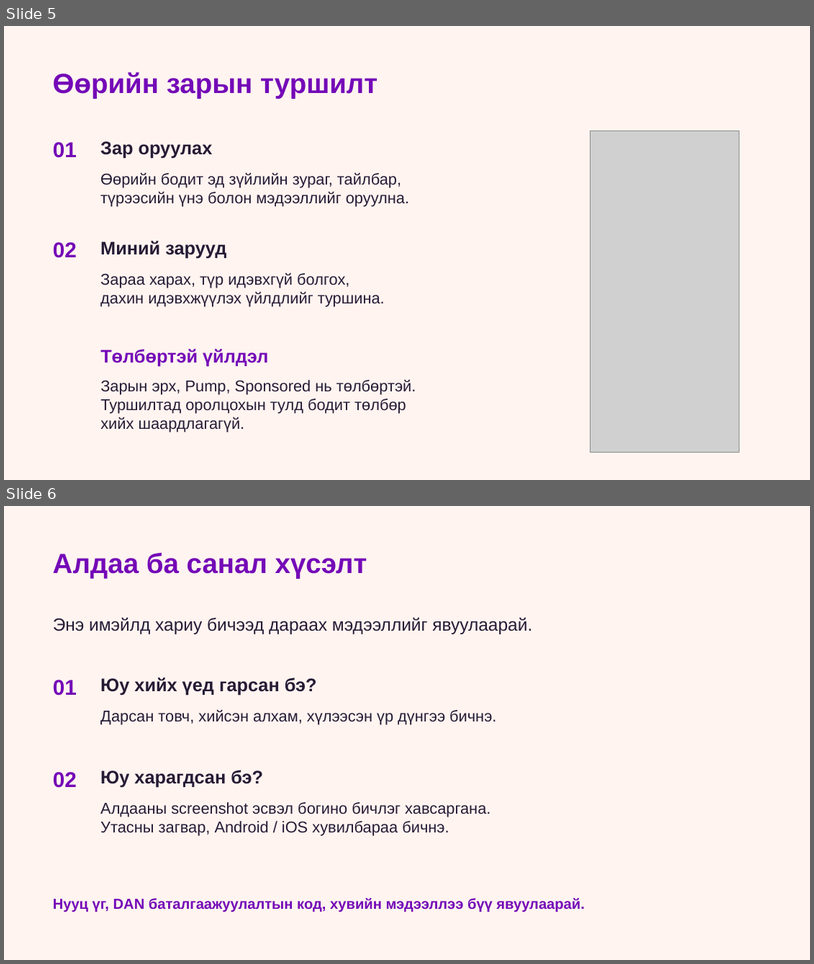
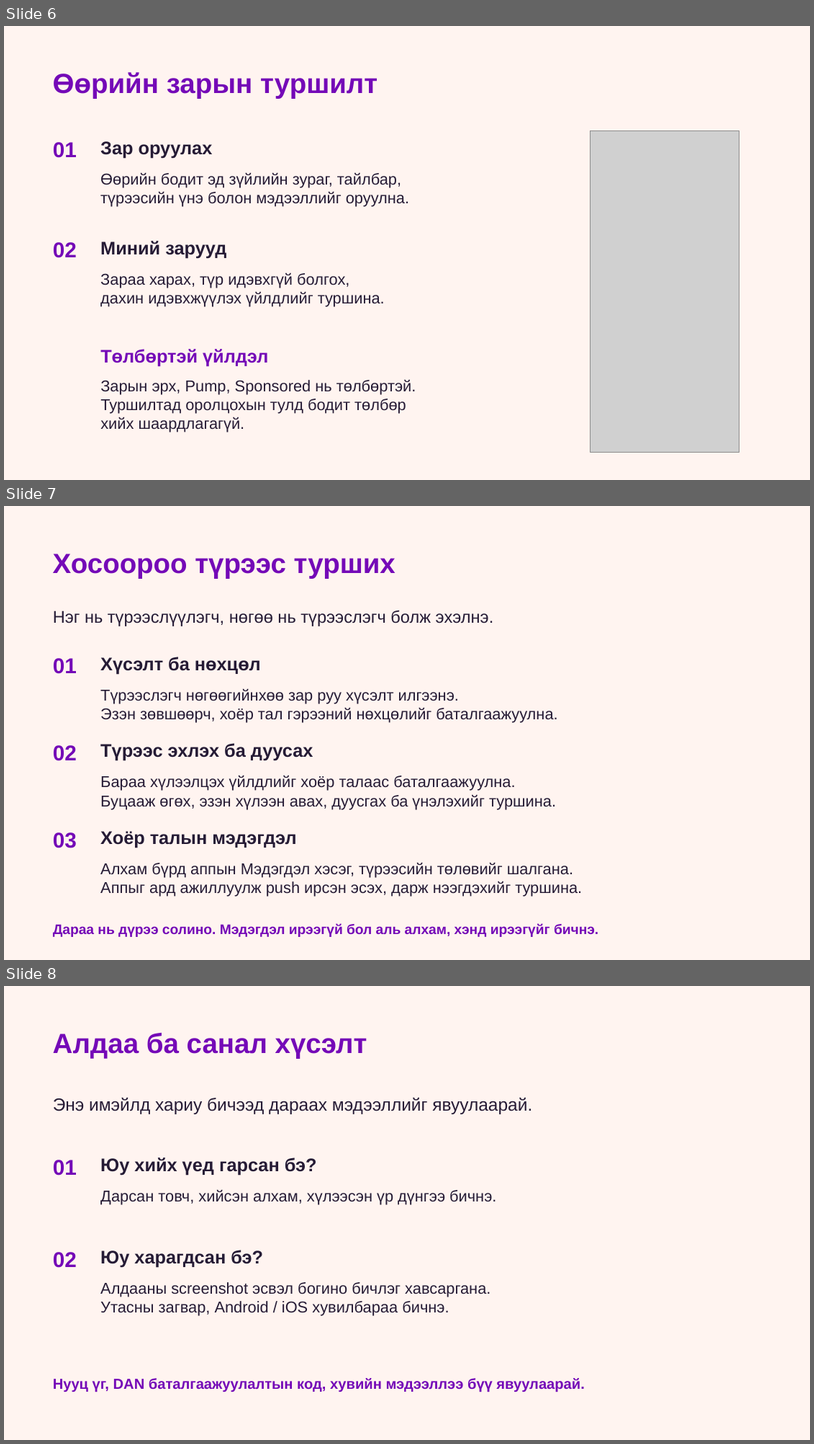
Before and after one commit to Tseba-zavtai/Mashintai, a slide deck: .presentation-build/student-test/candidate.pptx. Shown one above the other, each under a label of ours: slides 5 and 6 before the commit, slides 6, 7 and 8 after it. The pictures are 814x964 and 814x1444 pixels, drawn with LibreOffice and Linux fonts; fonts in the diff are those of the drawing; grey boxes stand for pictures. Boxes give left, top, right and bottom in pixels: in the first picture for what was removed or moved away, otherwise in the second. Text is boxed around its words. In the diff, an @@ line names an element or a change of style, - is before the commit and + after.

Commit message:
feat: Түрээсийн бүрэн урсгал, тоо ширхэг хасах нэмэх, үнэлгээний систем болон EAS iOS тохиргоо нэмэв

```diff
--- a/.presentation-build/student-test/candidate.pptx
+++ b/.presentation-build/student-test/candidate.pptx
@@ slide 7 added at (x1=4, y1=506, x2=810, y2=960), background #FFF4F0 @@
@@ text added at (x1=53, y1=554, x2=396, y2=579), 33 pt, text #7409B7, bold @@
+Хосоороо түрээс турших
@@ text added at (x1=53, y1=610, x2=494, y2=626), 20.2 pt, text #251B35 @@
+Нэг нь түрээслүүлэгч, нөгөө нь түрээслэгч болж эхэлнэ.
@@ text added at (x1=100, y1=656, x2=261, y2=674), 21.8 pt, text #251B35, bold @@
+Хүсэлт ба нөхцөл
@@ text added at (x1=53, y1=658, x2=77, y2=674), 25.5 pt, text #7409B7, bold @@
+01
@@ text added at (x1=100, y1=688, x2=558, y2=723), 18.8 pt, text #251B35 @@
+Түрээслэгч нөгөөгийнхөө зар руу хүсэлт илгээнэ.
+Эзэн зөвшөөрч, хоёр тал гэрээний нөхцөлийг баталгаажуулна.
@@ text added at (x1=100, y1=743, x2=314, y2=761), 21.8 pt, text #251B35, bold @@
+Түрээс эхлэх ба дуусах
@@ text added at (x1=53, y1=745, x2=77, y2=761), 25.5 pt, text #7409B7, bold @@
+02
@@ text added at (x1=100, y1=775, x2=556, y2=809), 18.8 pt, text #251B35 @@
+Бараа хүлээлцэх үйлдлийг хоёр талаас баталгаажуулна.
+Буцааж өгөх, эзэн хүлээн авах, дуусгах ба үнэлэхийг туршина.
@@ text added at (x1=53, y1=832, x2=77, y2=848), 25.5 pt, text #7409B7, bold @@
+03
@@ text added at (x1=100, y1=831, x2=296, y2=848), 21.8 pt, text #251B35, bold @@
+Хоёр талын мэдэгдэл
@@ text added at (x1=100, y1=862, x2=582, y2=896), 18.8 pt, text #251B35 @@
+Алхам бүрд аппын Мэдэгдэл хэсэг, түрээсийн төлөвийг шалгана.
+Аппыг ард ажиллуулж push ирсэн эсэх, дарж нээгдэхийг туршина.
@@ text added at (x1=53, y1=923, x2=599, y2=937), 16.5 pt, text #7409B7, bold @@
+Дараа нь дүрээ солино. Мэдэгдэл ирээгүй бол аль алхам, хэнд ирээгүйг бичнэ.
@@ what was slide 5 is now slide 6 @@
@@ what was slide 6 is now slide 8 @@
```
Also in this commit, not shown: 1 other slide added, 48 other files.
